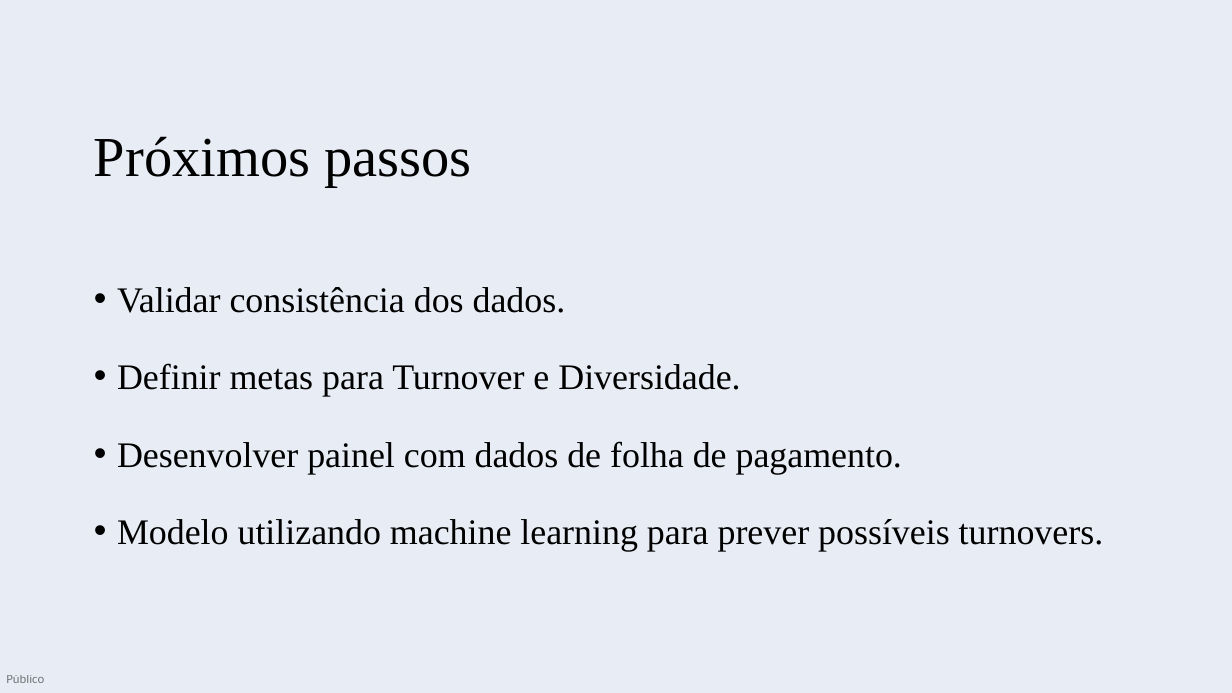
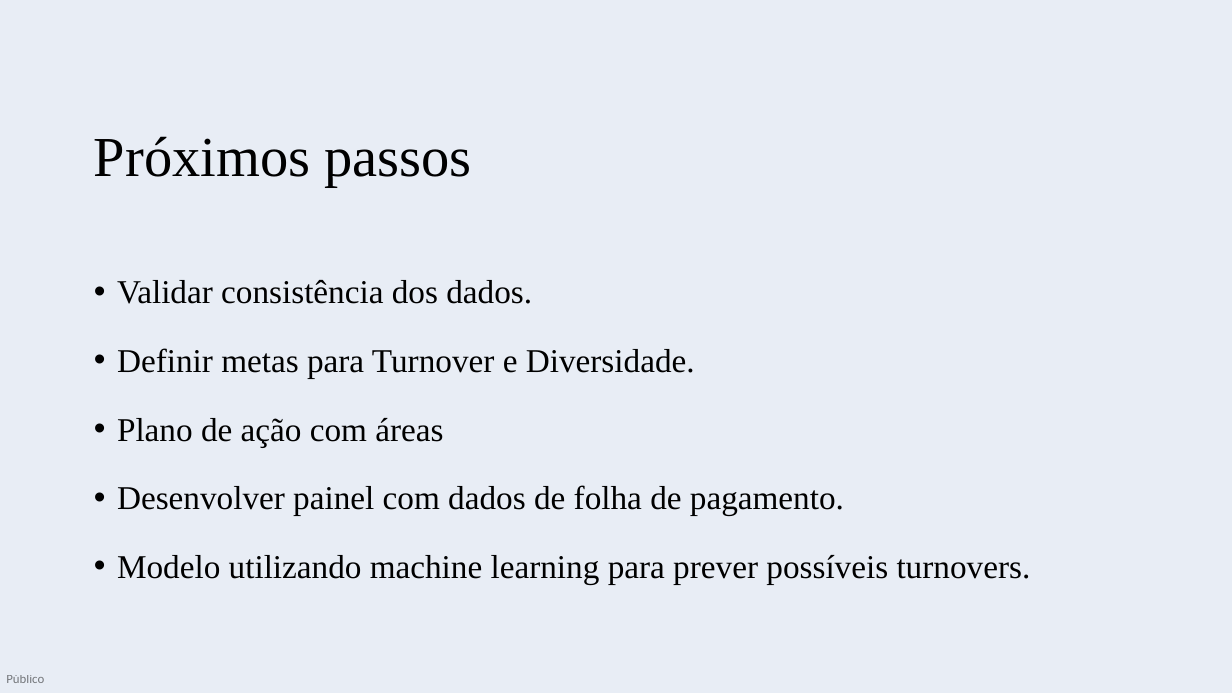
Before and after one commit to ViniAndrade11/case-dasa, a slide deck: slide 8 of apresentacao.pptx (slide 7 before the commit). Drawn at 1232x693 pixels with LibreOffice and Linux fonts; fonts in the diff are those of the drawing. Boxes give left, top, right and bottom in pixels: in the first picture for what was removed or moved away, otherwise in the second. Text is boxed around its words. In the diff, an @@ line names an element or a change of style, - is before the commit and + after.

Commit message:
ajustes final apresentação com inclusão de turnover por performance

```diff
--- a/apresentacao.pptx
+++ b/apresentacao.pptx
@@ text at (x1=117, y1=280, x2=1031, y2=585): size 28 to 25.9 pt in "Validar consistência dos dados.", "Definir metas para Turnover e Diversidade.", "Desenvolver painel com dados de folha de ...", "Modelo utilizando machine learning para prever possíveis ..."; line spacing 1.5 to 1.4 @@
@@ text at (x1=117, y1=418, x2=443, y2=448): paragraph added @@
+• Plano de ação com áreas
```
Also in this commit, not shown: 1 other slide changed, 1 slide added.
